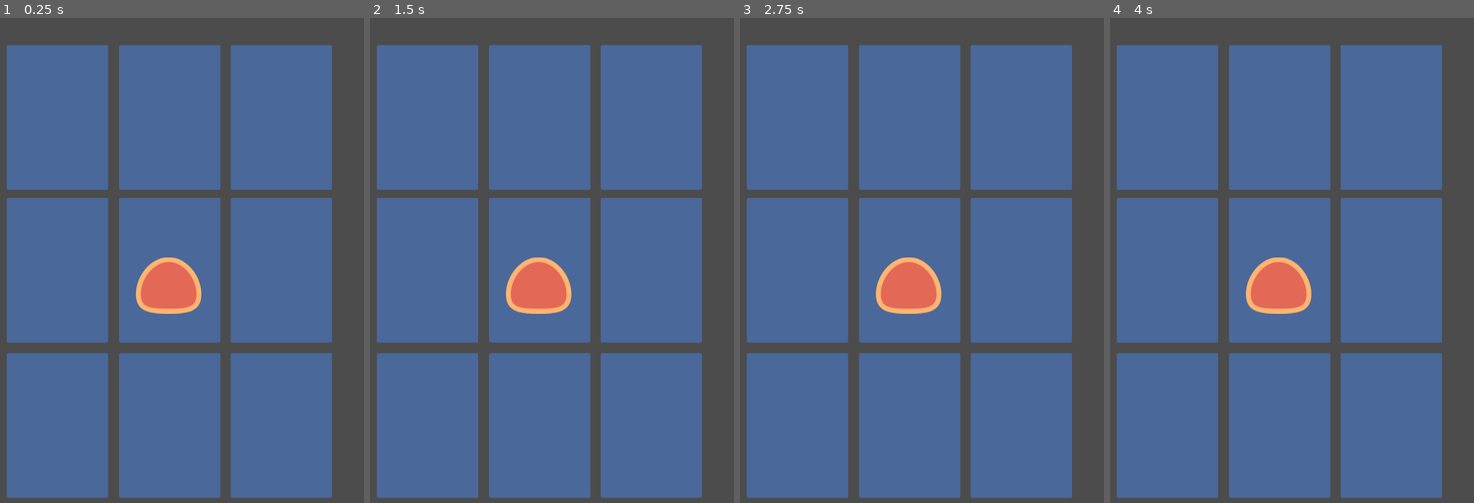
Above: before the commit, frames 1-4 (left to right).
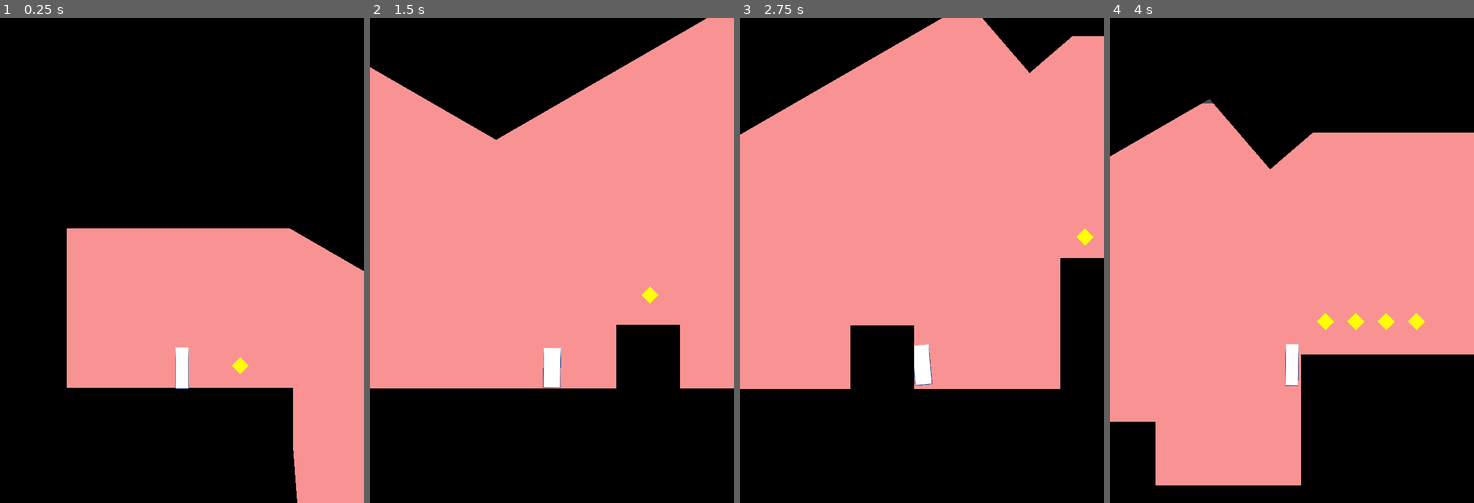
Above: after the commit, the same moments.

Repository: CollinViz/SpaceCards
Game: Godot game, scene res://Levels/World.tscn
The game is run twice, just before and just after one commit, with the same random seed, the same clock (stepped at 60 frames per second) and the same inputs. Before the commit the project starts from res://Screen/testView.tscn.
Inputs (mouse positions are in pixels of both pictures, inside the frame that each line leads up to):
- Up to frame 1 (0.25 s): no input
- Up to frame 2 (1.5 s): tap Enter at 0.5 s; move the mouse to (428, 115) at 0.52 s; hold D (walk_right, bound only after the commit) from 0.53 s (still down); tap Space (jump, bound only after the commit) at 0.6, 0.77, 1.07, 1.35 s; click (428, 115) at 0.67 s; move the mouse to (541, 115) at 1.27 s; click (541, 115) at 1.42 s
- Up to frame 3 (2.75 s): tap Space (jump, bound only after the commit) at 1.52, 1.82, 2.1 s; move the mouse to (1020, 115) at 2.02 s; release D (walk_right, bound only after the commit) at 2.03 s; hold A (walk_left, bound only after the commit) from 2.03 s (still down); click (1020, 115) at 2.17 s
- Up to frame 4 (4 s): move the mouse to (1168, 270) at 2.77 s; release A (walk_left, bound only after the commit) at 2.78 s; hold D (walk_right, bound only after the commit) from 2.78 s (still down); tap Space (jump, bound only after the commit) at 2.85, 3.02, 3.32, 3.6, 3.77 s; click (1168, 270) at 2.92 s; move the mouse to (1281, 270) at 3.52 s; click (1281, 270) at 3.67 s

The runs differ from the first frame. In frame 1, 100% of the frame differs, in the area x 0-100%, y 0-100%; in frame 2, 100%; in frame 3, 100%; in frame 4, 100%.

Commit message:
https://www.youtube.com/watch?v=nvbQ9_bzx1k&t=659s
https://www.youtube.com/watch?v=nvbQ9_bzx1k&t=659s

Diff:
--- /dev/null
+++ b/Actors/PlayerBlock.gd
@@ -0,0 +1,47 @@
+extends KinematicBody2D
+
+onready var anim_player = $AnimationPlayer
+
+export (int) var speed = 600
+export (int) var jump_speed = -1000
+export (int) var gravity = 3000
+
+
+var velocity = Vector2.ZERO
+
+func get_input()-> int:
+	var move_dir = 0
+	velocity.x = 0
+	if Input.is_action_pressed("walk_right"):
+		velocity.x += speed
+		move_dir += 1
+	if Input.is_action_pressed("walk_left"):
+		velocity.x -= speed
+		move_dir -= 1
+	return move_dir
+
+func _physics_process(delta):
+	var grounded = is_on_floor()
+	var move_dir = get_input()
+	velocity.y += gravity * delta
+	velocity = move_and_slide(velocity, Vector2.UP)
+	if Input.is_action_just_pressed("jump"):
+		if is_on_floor():
+			velocity.y = jump_speed
+	if grounded:
+		if move_dir == 0:
+			if anim_player.is_playing() and anim_player.current_animation =="jump":
+				play_anim("land")
+			else:
+				play_anim("start")
+		if move_dir == 1:
+			play_anim("run_left")
+		if move_dir == -1:
+			play_anim("run_right")
+	else:
+		play_anim("jump")
+
+func play_anim(anim_name):
+	if anim_player.is_playing() and anim_player.current_animation == anim_name:
+		return
+	anim_player.play(anim_name)
--- /dev/null
+++ b/Actors/PlayerBlock.tscn
@@ -0,0 +1,222 @@
+[gd_scene load_steps=10 format=2]
+
+[ext_resource path="res://assests/square_Player.png" type="Texture" id=1]
+[ext_resource path="res://Actors/PlayerBlock.gd" type="Script" id=2]
+
+[sub_resource type="RectangleShape2D" id=1]
+extents = Vector2( 13.8147, 32.4296 )
+
+[sub_resource type="RectangleShape2D" id=2]
+extents = Vector2( 13.8255, 32.3831 )
+
+[sub_resource type="Animation" id=6]
+resource_name = "jump"
+tracks/0/type = "value"
+tracks/0/path = NodePath("Sprite:scale")
+tracks/0/interp = 1
+tracks/0/loop_wrap = true
+tracks/0/imported = false
+tracks/0/enabled = true
+tracks/0/keys = {
+"times": PoolRealArray( 0, 0.5, 1 ),
+"transitions": PoolRealArray( 0.143587, 0.133972, 9.51365 ),
+"update": 0,
+"values": [ Vector2( 1, 1 ), Vector2( 0.75, 1.05 ), Vector2( 1, 1 ) ]
+}
+tracks/1/type = "value"
+tracks/1/path = NodePath("Sprite:position")
+tracks/1/interp = 1
+tracks/1/loop_wrap = true
+tracks/1/imported = false
+tracks/1/enabled = true
+tracks/1/keys = {
+"times": PoolRealArray( 0, 0.5, 1 ),
+"transitions": PoolRealArray( 1, 1, 1 ),
+"update": 0,
+"values": [ Vector2( 0, 0 ), Vector2( 0, -7 ), Vector2( 0, 0 ) ]
+}
+
+[sub_resource type="Animation" id=7]
+resource_name = "land"
+tracks/0/type = "value"
+tracks/0/path = NodePath("Sprite:scale")
+tracks/0/interp = 1
+tracks/0/loop_wrap = true
+tracks/0/imported = false
+tracks/0/enabled = true
+tracks/0/keys = {
+"times": PoolRealArray( 0, 0.5, 1 ),
+"transitions": PoolRealArray( 1, 1, 1 ),
+"update": 0,
+"values": [ Vector2( 0.75, 1.05 ), Vector2( 1.25, 0.75 ), Vector2( 1, 1 ) ]
+}
+tracks/1/type = "value"
+tracks/1/path = NodePath("Sprite:position")
+tracks/1/interp = 1
+tracks/1/loop_wrap = true
+tracks/1/imported = false
+tracks/1/enabled = true
+tracks/1/keys = {
+"times": PoolRealArray( 0, 0.5, 1 ),
+"transitions": PoolRealArray( 1, 1, 1 ),
+"update": 0,
+"values": [ Vector2( 0, 0 ), Vector2( 0, 7 ), Vector2( 0, 0 ) ]
+}
+
+[sub_resource type="Animation" id=4]
+resource_name = "run_left"
+length = 0.5
+tracks/0/type = "value"
+tracks/0/path = NodePath("Sprite:position")
+tracks/0/interp = 1
+tracks/0/loop_wrap = true
+tracks/0/imported = false
+tracks/0/enabled = true
+tracks/0/keys = {
+"times": PoolRealArray( 0 ),
+"transitions": PoolRealArray( 1 ),
+"update": 0,
+"values": [ Vector2( 0, 0 ) ]
+}
+tracks/1/type = "value"
+tracks/1/path = NodePath("Sprite:rotation_degrees")
+tracks/1/interp = 1
+tracks/1/loop_wrap = true
+tracks/1/imported = false
+tracks/1/enabled = true
+tracks/1/keys = {
+"times": PoolRealArray( 0, 0.5 ),
+"transitions": PoolRealArray( 1, 1 ),
+"update": 0,
+"values": [ 0.0, 5.0 ]
+}
+tracks/2/type = "value"
+tracks/2/path = NodePath("Sprite:scale")
+tracks/2/interp = 1
+tracks/2/loop_wrap = true
+tracks/2/imported = false
+tracks/2/enabled = true
+tracks/2/keys = {
+"times": PoolRealArray( 0 ),
+"transitions": PoolRealArray( 1 ),
+"update": 0,
+"values": [ Vector2( 1, 1 ) ]
+}
+tracks/3/type = "value"
+tracks/3/path = NodePath("CollisionShape2D:rotation_degrees")
+tracks/3/interp = 1
+tracks/3/loop_wrap = true
+tracks/3/imported = false
+tracks/3/enabled = true
+tracks/3/keys = {
+"times": PoolRealArray( 0, 0.5 ),
+"transitions": PoolRealArray( 1, 1 ),
+"update": 0,
+"values": [ 0.0, 5.0 ]
+}
+
+[sub_resource type="Animation" id=5]
+resource_name = "run_right"
+tracks/0/type = "value"
+tracks/0/path = NodePath("Sprite:rotation_degrees")
+tracks/0/interp = 1
+tracks/0/loop_wrap = true
+tracks/0/imported = false
+tracks/0/enabled = true
+tracks/0/keys = {
+"times": PoolRealArray( 0, 0.5 ),
+"transitions": PoolRealArray( 1, 1 ),
+"update": 0,
+"values": [ 0.0, -5.0 ]
+}
+tracks/1/type = "value"
+tracks/1/path = NodePath("CollisionShape2D:rotation_degrees")
+tracks/1/interp = 1
+tracks/1/loop_wrap = true
+tracks/1/imported = false
+tracks/1/enabled = true
+tracks/1/keys = {
+"times": PoolRealArray( 0, 0.5 ),
+"transitions": PoolRealArray( 1, 1 ),
+"update": 0,
+"values": [ 0.0, -5.0 ]
+}
+
+[sub_resource type="Animation" id=3]
+resource_name = "start"
+tracks/0/type = "value"
+tracks/0/path = NodePath("Sprite:position")
+tracks/0/interp = 1
+tracks/0/loop_wrap = true
+tracks/0/imported = false
+tracks/0/enabled = true
+tracks/0/keys = {
+"times": PoolRealArray( 0, 1 ),
+"transitions": PoolRealArray( 1, 1 ),
+"update": 0,
+"values": [ Vector2( 0, 0 ), Vector2( 0, 0 ) ]
+}
+tracks/1/type = "value"
+tracks/1/path = NodePath("Sprite:rotation_degrees")
+tracks/1/interp = 1
+tracks/1/loop_wrap = true
+tracks/1/imported = false
+tracks/1/enabled = true
+tracks/1/keys = {
+"times": PoolRealArray( 0, 1 ),
+"transitions": PoolRealArray( 1, 1 ),
+"update": 0,
+"values": [ 0.0, 0.0 ]
+}
+tracks/2/type = "value"
+tracks/2/path = NodePath("Sprite:scale")
+tracks/2/interp = 1
+tracks/2/loop_wrap = true
+tracks/2/imported = false
+tracks/2/enabled = true
+tracks/2/keys = {
+"times": PoolRealArray( 0, 1 ),
+"transitions": PoolRealArray( 1, 1 ),
+"update": 0,
+"values": [ Vector2( 1, 1 ), Vector2( 1, 1 ) ]
+}
+tracks/3/type = "value"
+tracks/3/path = NodePath("CollisionShape2D:rotation_degrees")
+tracks/3/interp = 1
+tracks/3/loop_wrap = true
+tracks/3/imported = false
+tracks/3/enabled = true
+tracks/3/keys = {
+"times": PoolRealArray( 0, 1 ),
+"transitions": PoolRealArray( 1, 1 ),
+"update": 0,
+"values": [ 0.0, 0.0 ]
+}
+
+[node name="PlayerBlock" type="KinematicBody2D"]
+script = ExtResource( 2 )
+
+[node name="Sprite" type="Sprite" parent="."]
+texture = ExtResource( 1 )
+
+[node name="CollisionShape2D" type="CollisionShape2D" parent="."]
+shape = SubResource( 1 )
+
+[node name="Node" type="Node" parent="."]
+
+[node name="Area2D" type="Area2D" parent="Node"]
+
+[node name="CollisionShape2D" type="CollisionShape2D" parent="Node/Area2D"]
+shape = SubResource( 2 )
+
+[node name="Camera2D" type="Camera2D" parent="."]
+position = Vector2( 0, -177.235 )
+current = true
+
+[node name="AnimationPlayer" type="AnimationPlayer" parent="."]
+autoplay = "start"
+anims/jump = SubResource( 6 )
+anims/land = SubResource( 7 )
+anims/run_left = SubResource( 4 )
+anims/run_right = SubResource( 5 )
+anims/start = SubResource( 3 )
--- /dev/null
+++ b/Levels/World.tscn
@@ -0,0 +1,40 @@
+[gd_scene load_steps=6 format=2]
+
+[ext_resource path="res://Object/Star.tscn" type="PackedScene" id=1]
+[ext_resource path="res://Screen/Background_platform.tscn" type="PackedScene" id=2]
+[ext_resource path="res://Actors/PlayerBlock.tscn" type="PackedScene" id=3]
+[ext_resource path="res://Object/MoveBox.tscn" type="PackedScene" id=4]
+[ext_resource path="res://Object/BackBack.tscn" type="PackedScene" id=5]
+
+[node name="World" type="Node2D"]
+
+[node name="BackBack" parent="." instance=ExtResource( 5 )]
+position = Vector2( 1119, 510 )
+scale = Vector2( 2, 1 )
+
+[node name="Background" parent="." instance=ExtResource( 2 )]
+
+[node name="PlayerBlock" parent="." instance=ExtResource( 3 )]
+position = Vector2( 190, 369 )
+
+[node name="Star" parent="." instance=ExtResource( 1 )]
+position = Vector2( 1250, 540 )
+
+[node name="Star2" parent="." instance=ExtResource( 1 )]
+position = Vector2( 1300, 540 )
+
+[node name="Star3" parent="." instance=ExtResource( 1 )]
+position = Vector2( 1350, 540 )
+
+[node name="Star4" parent="." instance=ExtResource( 1 )]
+position = Vector2( 1400, 540 )
+
+[node name="Star5" parent="." instance=ExtResource( 1 )]
+position = Vector2( 919, 654 )
+
+[node name="Star6" parent="." instance=ExtResource( 1 )]
+position = Vector2( 286, 444 )
+
+[node name="MoveBox" parent="." instance=ExtResource( 4 )]
+position = Vector2( 916, 748 )
+scale = Vector2( 1.75, 1.75 )
--- /dev/null
+++ b/Object/BackBack.tscn
@@ -0,0 +1,8 @@
+[gd_scene load_steps=2 format=2]
+
+[ext_resource path="res://assests/Background_Gray.png" type="Texture" id=1]
+
+[node name="BackBack" type="Node2D"]
+
+[node name="Sprite" type="Sprite" parent="."]
+texture = ExtResource( 1 )
--- /dev/null
+++ b/Object/MoveBox.gd
@@ -0,0 +1,41 @@
+extends KinematicBody2D
+
+
+# Declare member variables here. Examples:
+# var a = 2
+# var b = "text"
+var player_lenght = 450
+export (int) var speed = 50
+var velocity = Vector2.ZERO
+var bHasPlayer = false
+# Called when the node enters the scene tree for the first time.
+func _ready():
+	pass # Replace with function body.
+
+
+func _physics_process(delta):
+	if bHasPlayer== true:
+		velocity.x -= speed * delta
+		if velocity.x < 0:
+			velocity.x = speed
+		velocity = move_and_slide(velocity, Vector2.UP)
+
+
+func _on_StaticBody2D_body_entered(body):
+	if body.name == "PlayerBlock":
+		bHasPlayer = true
+		$Timer.start()
+		velocity.x = speed
+	#	move_and_slide(Vector2(player_lenght, 0),Vector2.UP)
+
+
+
+func _on_Timer_timeout():
+	pass
+	#velocity.x= 0
+	#bHasPlayer=false
+
+
+func _on_StaticBody2D_body_exited(body):
+	velocity.x= 0
+	bHasPlayer=false
--- /dev/null
+++ b/Object/MoveBox.tscn
@@ -0,0 +1,32 @@
+[gd_scene load_steps=5 format=2]
+
+[ext_resource path="res://assests/BlackBox.png" type="Texture" id=1]
+[ext_resource path="res://Object/MoveBox.gd" type="Script" id=2]
+
+[sub_resource type="RectangleShape2D" id=2]
+extents = Vector2( 28, 29 )
+
+[sub_resource type="RectangleShape2D" id=1]
+extents = Vector2( 30, 27 )
+
+[node name="MoveBox" type="KinematicBody2D"]
+script = ExtResource( 2 )
+
+[node name="Sprite" type="Sprite" parent="."]
+texture = ExtResource( 1 )
+
+[node name="CollisionShape2D2" type="CollisionShape2D" parent="."]
+position = Vector2( 0, -1 )
+shape = SubResource( 2 )
+
+[node name="StaticBody2D" type="Area2D" parent="."]
+
+[node name="CollisionShape2D" type="CollisionShape2D" parent="StaticBody2D"]
+position = Vector2( 0, 3 )
+shape = SubResource( 1 )
+
+[node name="Timer" type="Timer" parent="."]
+wait_time = 1.5
+[connection signal="body_entered" from="StaticBody2D" to="." method="_on_StaticBody2D_body_entered"]
+[connection signal="body_exited" from="StaticBody2D" to="." method="_on_StaticBody2D_body_exited"]
+[connection signal="timeout" from="Timer" to="." method="_on_Timer_timeout"]
--- /dev/null
+++ b/Object/Star.gd
@@ -0,0 +1,23 @@
+extends Area2D
+
+
+# Declare member variables here. Examples:
+# var a = 2
+# var b = "text"
+
+
+# Called when the node enters the scene tree for the first time.
+func _ready():
+	pass # Replace with function body.
+
+
+# Called every frame. 'delta' is the elapsed time since the previous frame.
+#func _process(delta):
+#	pass
+
+
+func _on_Star_body_entered(body):
+	print(body.name)
+	if body.name == "PlayerBlock":
+		visible = false
+		queue_free()
--- /dev/null
+++ b/Object/Star.tscn
@@ -0,0 +1,78 @@
+[gd_scene load_steps=5 format=2]
+
+[ext_resource path="res://assests/Collect.png" type="Texture" id=1]
+[ext_resource path="res://Object/Star.gd" type="Script" id=2]
+
+[sub_resource type="Animation" id=1]
+resource_name = "Start"
+length = 2.0
+loop = true
+tracks/0/type = "value"
+tracks/0/path = NodePath("Sprite:position")
+tracks/0/interp = 1
+tracks/0/loop_wrap = true
+tracks/0/imported = false
+tracks/0/enabled = true
+tracks/0/keys = {
+"times": PoolRealArray( 0, 1 ),
+"transitions": PoolRealArray( 0.366021, 0.31864 ),
+"update": 0,
+"values": [ Vector2( 0, -10 ), Vector2( 0, 10 ) ]
+}
+tracks/1/type = "value"
+tracks/1/path = NodePath("Sprite:rotation_degrees")
+tracks/1/interp = 1
+tracks/1/loop_wrap = true
+tracks/1/imported = false
+tracks/1/enabled = true
+tracks/1/keys = {
+"times": PoolRealArray( 0 ),
+"transitions": PoolRealArray( 1 ),
+"update": 0,
+"values": [ 45.0 ]
+}
+tracks/2/type = "value"
+tracks/2/path = NodePath("Sprite:scale")
+tracks/2/interp = 1
+tracks/2/loop_wrap = true
+tracks/2/imported = false
+tracks/2/enabled = true
+tracks/2/keys = {
+"times": PoolRealArray( 0 ),
+"transitions": PoolRealArray( 1 ),
+"update": 0,
+"values": [ Vector2( 1, 1 ) ]
+}
+
+[sub_resource type="RectangleShape2D" id=2]
+
+[node name="Star" type="Area2D" groups=[
+"star",
+]]
+script = ExtResource( 2 )
+
+[node name="Sprite" type="Sprite" parent="."]
+position = Vector2( 0, 9.42835 )
+rotation = 0.785398
+texture = ExtResource( 1 )
+
+[node name="Light2D" type="Light2D" parent="Sprite"]
+position = Vector2( -0.129377, 0.0958698 )
+rotation = 1.49012e-07
+scale = Vector2( 0.768989, 0.712797 )
+texture = ExtResource( 1 )
+color = Color( 0.286275, 1, 0, 1 )
+energy = 10.86
+mode = 2
+shadow_enabled = true
+shadow_color = Color( 0.0392157, 0, 0, 0 )
+
+[node name="AnimationPlayer" type="AnimationPlayer" parent="."]
+autoplay = "Start"
+anims/Start = SubResource( 1 )
+
+[node name="CollisionShape2D" type="CollisionShape2D" parent="."]
+position = Vector2( 0.353188, 9.53609 )
+rotation = 0.785398
+shape = SubResource( 2 )
+[connection signal="body_entered" from="." to="." method="_on_Star_body_entered"]
--- /dev/null
+++ b/Object/testAnimate.tscn
@@ -0,0 +1,70 @@
+[gd_scene load_steps=4 format=2]
+
+[ext_resource path="res://assests/block.png" type="Texture" id=1]
+
+[sub_resource type="Animation" id=2]
+resource_name = "flip"
+tracks/0/type = "value"
+tracks/0/path = NodePath("Sprite:rotation_degrees")
+tracks/0/interp = 1
+tracks/0/loop_wrap = true
+tracks/0/imported = false
+tracks/0/enabled = true
+tracks/0/keys = {
+"times": PoolRealArray( 0, 0.6, 1 ),
+"transitions": PoolRealArray( 1, 1, 1 ),
+"update": 0,
+"values": [ 0.0, 180.0, 0.0 ]
+}
+
+[sub_resource type="Animation" id=1]
+resource_name = "start"
+length = 3.0
+loop = true
+step = 3.0
+tracks/0/type = "value"
+tracks/0/path = NodePath("Sprite:position")
+tracks/0/interp = 1
+tracks/0/loop_wrap = true
+tracks/0/imported = false
+tracks/0/enabled = true
+tracks/0/keys = {
+"times": PoolRealArray( 0, 1.5, 3 ),
+"transitions": PoolRealArray( 1, 1, 1 ),
+"update": 0,
+"values": [ Vector2( 0, 0 ), Vector2( 120, -132 ), Vector2( 0, 0 ) ]
+}
+tracks/1/type = "value"
+tracks/1/path = NodePath("Sprite:rotation_degrees")
+tracks/1/interp = 1
+tracks/1/loop_wrap = true
+tracks/1/imported = false
+tracks/1/enabled = true
+tracks/1/keys = {
+"times": PoolRealArray( 0, 1.5, 3 ),
+"transitions": PoolRealArray( 1, 17.1484, 1 ),
+"update": 0,
+"values": [ 0.0, 45.0, 0.0 ]
+}
+tracks/2/type = "value"
+tracks/2/path = NodePath("Sprite:scale")
+tracks/2/interp = 1
+tracks/2/loop_wrap = true
+tracks/2/imported = false
+tracks/2/enabled = true
+tracks/2/keys = {
+"times": PoolRealArray( 0, 1.5, 3 ),
+"transitions": PoolRealArray( 1, 1, 1 ),
+"update": 0,
+"values": [ Vector2( 1, 1 ), Vector2( 1.5, 1.5 ), Vector2( 1, 1 ) ]
+}
+
+[node name="testAnimate" type="Node2D"]
+
+[node name="Sprite" type="Sprite" parent="."]
+texture = ExtResource( 1 )
+
+[node name="AnimationPlayer" type="AnimationPlayer" parent="."]
+autoplay = "start"
+anims/flip = SubResource( 2 )
+anims/start = SubResource( 1 )
--- /dev/null
+++ b/Screen/Background_platform.tscn
@@ -0,0 +1,152 @@
+[gd_scene load_steps=8 format=2]
+
+[ext_resource path="res://assests/BlackBox.png" type="Texture" id=1]
+
+[sub_resource type="RectangleShape2D" id=1]
+extents = Vector2( 266.666, 18.175 )
+
+[sub_resource type="RectangleShape2D" id=2]
+extents = Vector2( 187, 72 )
+
+[sub_resource type="RectangleShape2D" id=3]
+extents = Vector2( 420, 38 )
+
+[sub_resource type="RectangleShape2D" id=4]
+extents = Vector2( 365, 157 )
+
+[sub_resource type="RectangleShape2D" id=5]
+extents = Vector2( 81, 41.5 )
+
+[sub_resource type="RectangleShape2D" id=6]
+extents = Vector2( 111, 162 )
+
+[node name="Background" type="Node2D"]
+
+[node name="Sprite10" type="Sprite" parent="."]
+position = Vector2( -250.5, 452 )
+scale = Vector2( 8.35, 17.8 )
+texture = ExtResource( 1 )
+
+[node name="Sprite11" type="Sprite" parent="."]
+position = Vector2( 906.5, -190.5 )
+scale = Vector2( 47.1167, 9.05 )
+texture = ExtResource( 1 )
+
+[node name="Sprite12" type="Sprite" parent="."]
+position = Vector2( 895, 1023 )
+scale = Vector2( 47.1167, 7.06667 )
+texture = ExtResource( 1 )
+
+[node name="Sprite" type="Sprite" parent="."]
+position = Vector2( 185.961, 638.896 )
+scale = Vector2( 6.2271, 5.24743 )
+texture = ExtResource( 1 )
+
+[node name="Sprite5" type="Sprite" parent="."]
+position = Vector2( 185.961, 61.2449 )
+scale = Vector2( 6.2271, 5.24743 )
+texture = ExtResource( 1 )
+
+[node name="Sprite9" type="Sprite" parent="."]
+position = Vector2( 1768, 61.2449 )
+scale = Vector2( 18.203, 5.24743 )
+texture = ExtResource( 1 )
+
+[node name="Sprite6" type="Sprite" parent="."]
+position = Vector2( 525.932, 128.023 )
+rotation = 0.523599
+scale = Vector2( 8.41366, 5.24743 )
+texture = ExtResource( 1 )
+
+[node name="Sprite7" type="Sprite" parent="."]
+position = Vector2( 955.367, 40.8764 )
+rotation = -0.523599
+scale = Vector2( 14.1717, 5.24743 )
+texture = ExtResource( 1 )
+
+[node name="Sprite8" type="Sprite" parent="."]
+position = Vector2( 1298.87, -78.9153 )
+rotation = -0.710349
+scale = Vector2( 11.3198, 5.99782 )
+texture = ExtResource( 1 )
+
+[node name="Sprite4" type="Sprite" parent="."]
+position = Vector2( 1567.91, 741.528 )
+scale = Vector2( 11.9533, 5.24743 )
+texture = ExtResource( 1 )
+
+[node name="Sprite3" type="Sprite" parent="."]
+position = Vector2( 805.031, 826.727 )
+scale = Vector2( 14.7182, 0.874148 )
+texture = ExtResource( 1 )
+
+[node name="Sprite2" type="Sprite" parent="."]
+position = Vector2( 196.604, 723.845 )
+rotation = -0.0750492
+scale = Vector2( 6.2271, 5.24743 )
+texture = ExtResource( 1 )
+
+[node name="Top" type="StaticBody2D" parent="."]
+
+[node name="CollisionShape2D" type="CollisionShape2D" parent="Top"]
+position = Vector2( 267, 199 )
+shape = SubResource( 1 )
+
+[node name="CollisionShape2D2" type="CollisionShape2D" parent="Top"]
+position = Vector2( 446, 243 )
+rotation = 0.523599
+shape = SubResource( 1 )
+
+[node name="CollisionShape2D3" type="CollisionShape2D" parent="Top"]
+position = Vector2( 887, 242 )
+rotation = -0.523599
+shape = SubResource( 1 )
+
+[node name="CollisionShape2D4" type="CollisionShape2D" parent="Top"]
+position = Vector2( 999, 63 )
+rotation = 0.872665
+shape = SubResource( 1 )
+
+[node name="Bottom1" type="StaticBody2D" parent="."]
+
+[node name="CollisionShape2D" type="CollisionShape2D" parent="Bottom1"]
+position = Vector2( 186, 553 )
+shape = SubResource( 2 )
+
+[node name="CollisionShape2D2" type="CollisionShape2D" parent="Bottom1"]
+position = Vector2( 311, 706 )
+rotation = 1.49924
+shape = SubResource( 2 )
+
+[node name="Bottom2" type="StaticBody2D" parent="."]
+
+[node name="CollisionShape2D" type="CollisionShape2D" parent="Bottom2"]
+position = Vector2( 801, 837 )
+shape = SubResource( 3 )
+
+[node name="Bottom3" type="StaticBody2D" parent="."]
+
+[node name="CollisionShape2D" type="CollisionShape2D" parent="Bottom3"]
+position = Vector2( 1574, 742 )
+shape = SubResource( 4 )
+
+[node name="Top3" type="StaticBody2D" parent="."]
+position = Vector2( 1592, 62 )
+
+[node name="CollisionShape2D" type="CollisionShape2D" parent="Top3"]
+position = Vector2( -362, 50 )
+rotation = -0.69115
+scale = Vector2( 2, 2 )
+shape = SubResource( 5 )
+
+[node name="Top2" type="StaticBody2D" parent="."]
+
+[node name="CollisionShape2D" type="CollisionShape2D" parent="Top2"]
+position = Vector2( 1592, 62 )
+shape = SubResource( 4 )
+
+[node name="StaticBody2D" type="StaticBody2D" parent="."]
+
+[node name="CollisionShape2D" type="CollisionShape2D" parent="StaticBody2D"]
+position = Vector2( -111, 342 )
+shape = SubResource( 6 )
--- a/Screen/testView.tscn
+++ b/Screen/testView.tscn
@@ -1,7 +1,8 @@
-[gd_scene load_steps=3 format=2]
+[gd_scene load_steps=4 format=2]
 
 [ext_resource path="res://Object/board.tscn" type="PackedScene" id=1]
 [ext_resource path="res://Actors/Player.tscn" type="PackedScene" id=2]
+[ext_resource path="res://Object/testAnimate.tscn" type="PackedScene" id=3]
 
 [node name="testview" type="Node2D"]
 
@@ -11,3 +12,6 @@
 [node name="Player" parent="." instance=ExtResource( 2 )]
 position = Vector2( 278, 441 )
 z_index = 10
+
+[node name="testAnimate" parent="." instance=ExtResource( 3 )]
+position = Vector2( 170, 294 )
--- a/project.godot
+++ b/project.godot
@@ -17,7 +17,7 @@
 
 config/name="Space Cards"
 config/description="And adventure in space"
-run/main_scene="res://Screen/testView.tscn"
+run/main_scene="res://Levels/World.tscn"
 config/icon="res://icon.png"
 
 [autoload]
@@ -30,6 +30,31 @@
 window/size/height=800
 window/size/resizable=false
 
+[input]
+
+walk_right={
+"deadzone": 0.5,
+"events": [ Object(InputEventKey,"resource_local_to_scene":false,"resource_name":"","device":0,"alt":false,"shift":false,"control":false,"meta":false,"command":false,"pressed":false,"scancode":68,"unicode":0,"echo":false,"script":null)
+, Object(InputEventKey,"resource_local_to_scene":false,"resource_name":"","device":0,"alt":false,"shift":false,"control":false,"meta":false,"command":false,"pressed":false,"scancode":16777233,"unicode":0,"echo":false,"script":null)
+ ]
+}
+walk_left={
+"deadzone": 0.5,
+"events": [ Object(InputEventKey,"resource_local_to_scene":false,"resource_name":"","device":0,"alt":false,"shift":false,"control":false,"meta":false,"command":false,"pressed":false,"scancode":65,"unicode":0,"echo":false,"script":null)
+, Object(InputEventKey,"resource_local_to_scene":false,"resource_name":"","device":0,"alt":false,"shift":false,"control":false,"meta":false,"command":false,"pressed":false,"scancode":16777233,"unicode":0,"echo":false,"script":null)
+ ]
+}
+jump={
+"deadzone": 0.5,
+"events": [ Object(InputEventKey,"resource_local_to_scene":false,"resource_name":"","device":0,"alt":false,"shift":false,"control":false,"meta":false,"command":false,"pressed":false,"scancode":32,"unicode":0,"echo":false,"script":null)
+ ]
+}
+
+[layer_names]
+
+2d_physics/layer_1="Player"
+2d_physics/layer_2="background"
+
 [rendering]
 
 quality/driver/driver_name="GLES2"
Binary file added: assests/Background_Gray.png
Not shown, added: assests/Background_Gray.png.import
Binary file added: assests/BlackBox.png
Not shown, added: assests/BlackBox.png.import
Binary file added: assests/Collect.png
Not shown, added: assests/Collect.png.import
Binary file added: assests/block.png
Not shown, added: assests/block.png.import
Binary file added: assests/square_Player.png
Not shown, added: assests/square_Player.png.import
Not shown, added: grafics-do_export/block.xcf
